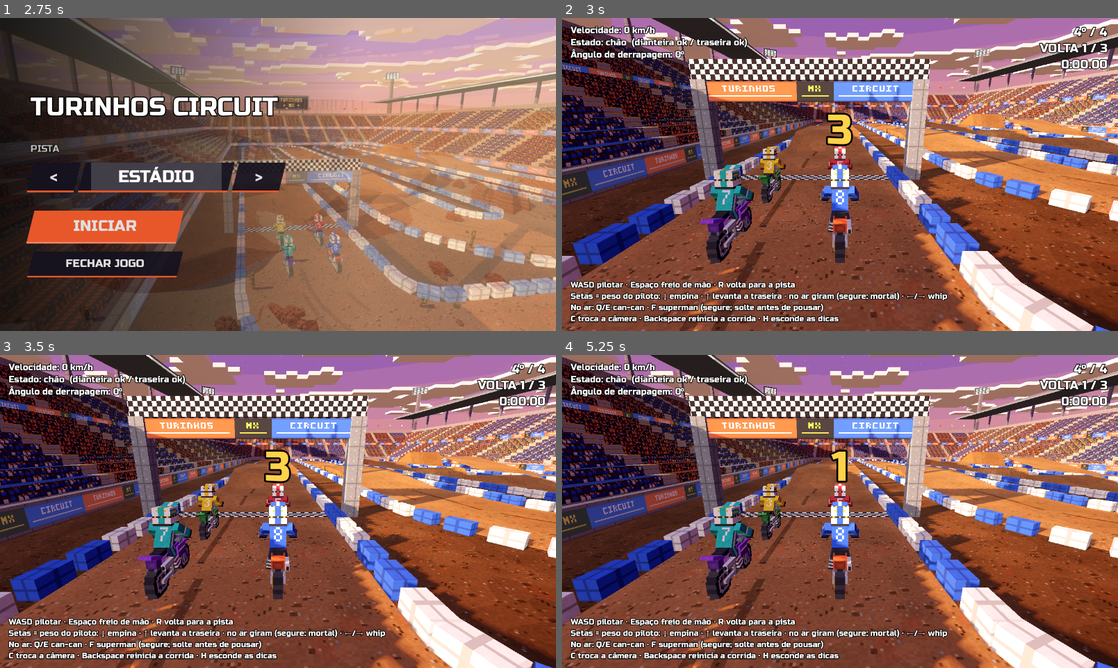
Above: before the commit, frames 1-4 (two rows, left to right).
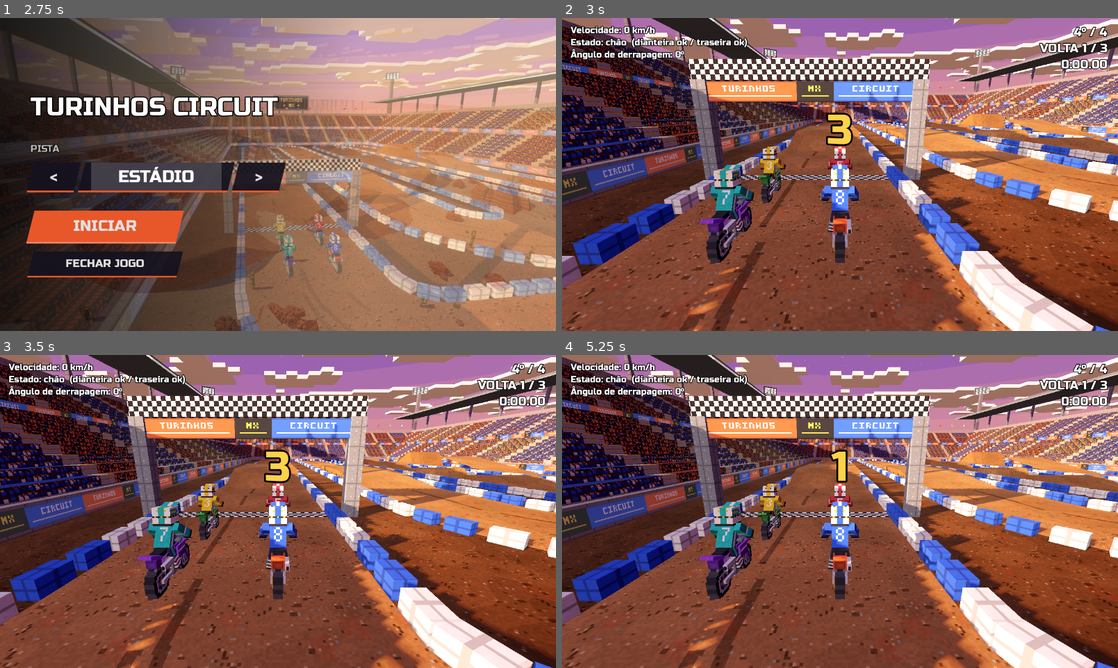
Above: after the commit, the same moments.

Repository: carvguilherme8/turinhos_circuit
Game: Godot game, scene res://scenes/ui/title_screen.tscn
Same seed, same stepped clock (60 frames per second), same inputs: the game is played once before the commit and once after it.
Inputs (mouse positions are in pixels of both pictures, inside the frame that each line leads up to):
- Up to frame 1 (2.75 s): click "ESTÁDIO" at 0.5 s; click "FAZENDA" at 1.25 s; click "DESERTO" at 2 s
- Up to frame 2 (3 s): click "INICIAR" at 2.75 s
- Up to frame 3 (3.5 s): no input
- Up to frame 4 (5.25 s): move the mouse to (962, 495) at 3.52 s; hold D (direita) 3.53-4.25 s; hold H (alternar_dicas, bound only before the commit) 3.53-4.25 s; click (962, 495) at 3.67 s; tap Enter at 4.25 s; drag from (728, 527) to (812, 574) at 4.27 s; move the mouse to (895, 442) at 5.02 s; hold D (direita) from 5.03 s (still down); hold H (alternar_dicas, bound only before the commit) from 5.03 s (still down)

Frame 1 is identical in both runs. In frame 2, 3.6% of the frame differs, in the area x 1-70%, y 83-98%; in frame 3, 3.6%; in frame 4, 3.6%.

Commit message:
feat: remove as dicas de controle da tela (e a tecla H)

Diff:
--- a/scenes/tracks/desert_park.tscn
+++ b/scenes/tracks/desert_park.tscn
@@ -7,7 +7,6 @@
 [ext_resource type="Material" path="res://assets/materials/stadium/banner.tres" id="banner"]
 [ext_resource type="Material" path="res://assets/materials/stadium/checker.tres" id="checker"]
 [ext_resource type="Material" path="res://assets/materials/stadium/metal.tres" id="metal"]
-[ext_resource type="Script" path="res://scripts/ui/control_hints.gd" id="hints"]
 [ext_resource type="Script" path="res://scripts/camera/camera_switcher.gd" id="switcher"]
 [ext_resource type="Shader" path="res://assets/materials/stadium/pixel_sky.gdshader" id="sky_shader"]
 [ext_resource type="Script" path="res://scripts/tracks/voxel_clouds.gd" id="clouds"]
@@ -277,20 +276,6 @@
 script = ExtResource("popup")
 bike = NodePath("../../Bike")
 
-[node name="ControlHints" type="Label" parent="HUD"]
-anchor_top = 1.0
-anchor_bottom = 1.0
-offset_left = 20.0
-offset_top = -124.0
-offset_right = 1000.0
-offset_bottom = -16.0
-grow_vertical = 0
-vertical_alignment = 2
-theme_override_colors/font_outline_color = Color(0, 0, 0, 1)
-theme_override_constants/outline_size = 6
-theme_override_font_sizes/font_size = 18
-script = ExtResource("hints")
-
 [node name="CameraSwitcher" type="Node" parent="." node_paths=PackedStringArray("bike", "chase_camera")]
 script = ExtResource("switcher")
 bike = NodePath("../Bike")
--- a/scenes/tracks/farm_circuit.tscn
+++ b/scenes/tracks/farm_circuit.tscn
@@ -7,7 +7,6 @@
 [ext_resource type="Material" path="res://assets/materials/stadium/banner.tres" id="banner"]
 [ext_resource type="Material" path="res://assets/materials/stadium/checker.tres" id="checker"]
 [ext_resource type="Material" path="res://assets/materials/stadium/metal.tres" id="metal"]
-[ext_resource type="Script" path="res://scripts/ui/control_hints.gd" id="hints"]
 [ext_resource type="Script" path="res://scripts/camera/camera_switcher.gd" id="switcher"]
 [ext_resource type="Shader" path="res://assets/materials/stadium/pixel_sky.gdshader" id="sky_shader"]
 [ext_resource type="Script" path="res://scripts/tracks/voxel_clouds.gd" id="clouds"]
@@ -150,20 +149,6 @@
 script = ExtResource("popup")
 bike = NodePath("../../Bike")
 
-[node name="ControlHints" type="Label" parent="HUD"]
-anchor_top = 1.0
-anchor_bottom = 1.0
-offset_left = 20.0
-offset_top = -124.0
-offset_right = 1000.0
-offset_bottom = -16.0
-grow_vertical = 0
-vertical_alignment = 2
-theme_override_colors/font_outline_color = Color(0, 0, 0, 1)
-theme_override_constants/outline_size = 6
-theme_override_font_sizes/font_size = 18
-script = ExtResource("hints")
-
 [node name="CameraSwitcher" type="Node" parent="." node_paths=PackedStringArray("bike", "chase_camera")]
 script = ExtResource("switcher")
 bike = NodePath("../Bike")
--- a/scenes/tracks/playground.tscn
+++ b/scenes/tracks/playground.tscn
@@ -1,11 +1,10 @@
-[gd_scene load_steps=16 format=3]
+[gd_scene load_steps=15 format=3]
 
 [ext_resource type="Script" path="res://scripts/tracks/ramp.gd" id="1_ramp"]
 [ext_resource type="PackedScene" path="res://scenes/bike/bike.tscn" id="2_bike"]
 [ext_resource type="Script" path="res://scripts/camera/chase_camera.gd" id="3_camera"]
 [ext_resource type="Script" path="res://scripts/ui/debug_hud.gd" id="4_hud"]
 [ext_resource type="Script" path="res://scripts/ui/landing_popup.gd" id="5_popup"]
-[ext_resource type="Script" path="res://scripts/ui/control_hints.gd" id="6_hints"]
 [ext_resource type="Script" path="res://scripts/camera/camera_switcher.gd" id="7_switcher"]
 
 [sub_resource type="ProceduralSkyMaterial" id="SkyMat"]
@@ -245,20 +244,6 @@
 script = ExtResource("5_popup")
 bike = NodePath("../../Bike")
 
-[node name="ControlHints" type="Label" parent="HUD"]
-anchor_top = 1.0
-anchor_bottom = 1.0
-offset_left = 20.0
-offset_top = -124.0
-offset_right = 1000.0
-offset_bottom = -16.0
-grow_vertical = 0
-vertical_alignment = 2
-theme_override_colors/font_outline_color = Color(0, 0, 0, 1)
-theme_override_constants/outline_size = 6
-theme_override_font_sizes/font_size = 18
-script = ExtResource("6_hints")
-
 [node name="CameraSwitcher" type="Node" parent="." node_paths=PackedStringArray("bike", "chase_camera")]
 script = ExtResource("7_switcher")
 bike = NodePath("../Bike")
--- a/scenes/tracks/stadium_circuit.tscn
+++ b/scenes/tracks/stadium_circuit.tscn
@@ -20,7 +20,6 @@
 [ext_resource type="Material" path="res://assets/materials/stadium/checker.tres" id="checker"]
 [ext_resource type="Material" path="res://assets/materials/stadium/metal.tres" id="metal"]
 [ext_resource type="Material" path="res://assets/materials/stadium/light_panel.tres" id="light_panel"]
-[ext_resource type="Script" path="res://scripts/ui/control_hints.gd" id="hints"]
 [ext_resource type="Script" path="res://scripts/camera/camera_switcher.gd" id="switcher"]
 [ext_resource type="Script" path="res://scripts/tracks/track_wear.gd" id="wear"]
 [ext_resource type="Shader" path="res://assets/materials/stadium/pixel_sky.gdshader" id="sky_shader"]
@@ -337,20 +336,6 @@
 script = ExtResource("popup")
 bike = NodePath("../../Bike")
 
-[node name="ControlHints" type="Label" parent="HUD"]
-anchor_top = 1.0
-anchor_bottom = 1.0
-offset_left = 20.0
-offset_top = -124.0
-offset_right = 1000.0
-offset_bottom = -16.0
-grow_vertical = 0
-vertical_alignment = 2
-theme_override_colors/font_outline_color = Color(0, 0, 0, 1)
-theme_override_constants/outline_size = 6
-theme_override_font_sizes/font_size = 18
-script = ExtResource("hints")
-
 [node name="CameraSwitcher" type="Node" parent="." node_paths=PackedStringArray("bike", "chase_camera")]
 script = ExtResource("switcher")
 bike = NodePath("../Bike")
--- a/scripts/core/game_input.gd
+++ b/scripts/core/game_input.gd
@@ -15,7 +15,6 @@
 	"freio_mao": [KEY_SPACE],
 	"resetar_moto": [KEY_R],
 	"trocar_camera": [KEY_C],
-	"alternar_dicas": [KEY_H],
 	"reiniciar_corrida": [KEY_BACKSPACE],
 	"manobra_cancan_esquerda": [KEY_Q],
 	"manobra_cancan_direita": [KEY_E],
@@ -26,7 +25,6 @@
 const PAD_BUTTONS := {
 	"freio_mao": JOY_BUTTON_A,
 	"trocar_camera": JOY_BUTTON_BACK,
-	"alternar_dicas": JOY_BUTTON_DPAD_UP,
 	"reiniciar_corrida": JOY_BUTTON_DPAD_DOWN,
 	"manobra_cancan_esquerda": JOY_BUTTON_LEFT_SHOULDER,
 	"manobra_cancan_direita": JOY_BUTTON_RIGHT_SHOULDER,
--- a/scripts/ui/control_hints.gd
+++ /dev/null
@@ -1,39 +0,0 @@
-extends Label
-## Dicas de controle no canto da tela. A ação "alternar_dicas" (H / direcional ↑) esconde ou
-## mostra; a escolha fica salva em user://settings.cfg para a próxima vez.
-
-const SETTINGS_PATH := "user://settings.cfg"
-const HINTS := """WASD pilotar · Espaço freio de mão · R volta para a pista
-Setas = peso do piloto: ↓ empina · ↑ levanta a traseira · no ar giram (segure: mortal) · ←/→ whip
-No ar: Q/E can-can · F superman (segure; solte antes de pousar)
-C troca a câmera · Backspace reinicia a corrida · H esconde as dicas"""
-const COLLAPSED := "H: dicas"
-
-var _visible_hints: bool = true
-
-
-func _ready() -> void:
-	var config := ConfigFile.new()
-	if config.load(SETTINGS_PATH) == OK:
-		_visible_hints = bool(config.get_value("hud", "control_hints", true))
-	_apply()
-
-
-func _unhandled_input(event: InputEvent) -> void:
-	if event.is_action_pressed("alternar_dicas"):
-		_visible_hints = not _visible_hints
-		_apply()
-		_save()
-		get_viewport().set_input_as_handled()
-
-
-func _apply() -> void:
-	text = HINTS if _visible_hints else COLLAPSED
-	modulate.a = 1.0 if _visible_hints else 0.55
-
-
-func _save() -> void:
-	var config := ConfigFile.new()
-	config.load(SETTINGS_PATH)
-	config.set_value("hud", "control_hints", _visible_hints)
-	config.save(SETTINGS_PATH)
Not shown: 1 places in scenes/tracks/desert_park.tscn that only renumber resources
Not shown: 1 places in scenes/tracks/farm_circuit.tscn that only renumber resources
Not shown: 1 places in scenes/tracks/stadium_circuit.tscn that only renumber resources
Not shown, removed: scripts/ui/control_hints.gd.uid
